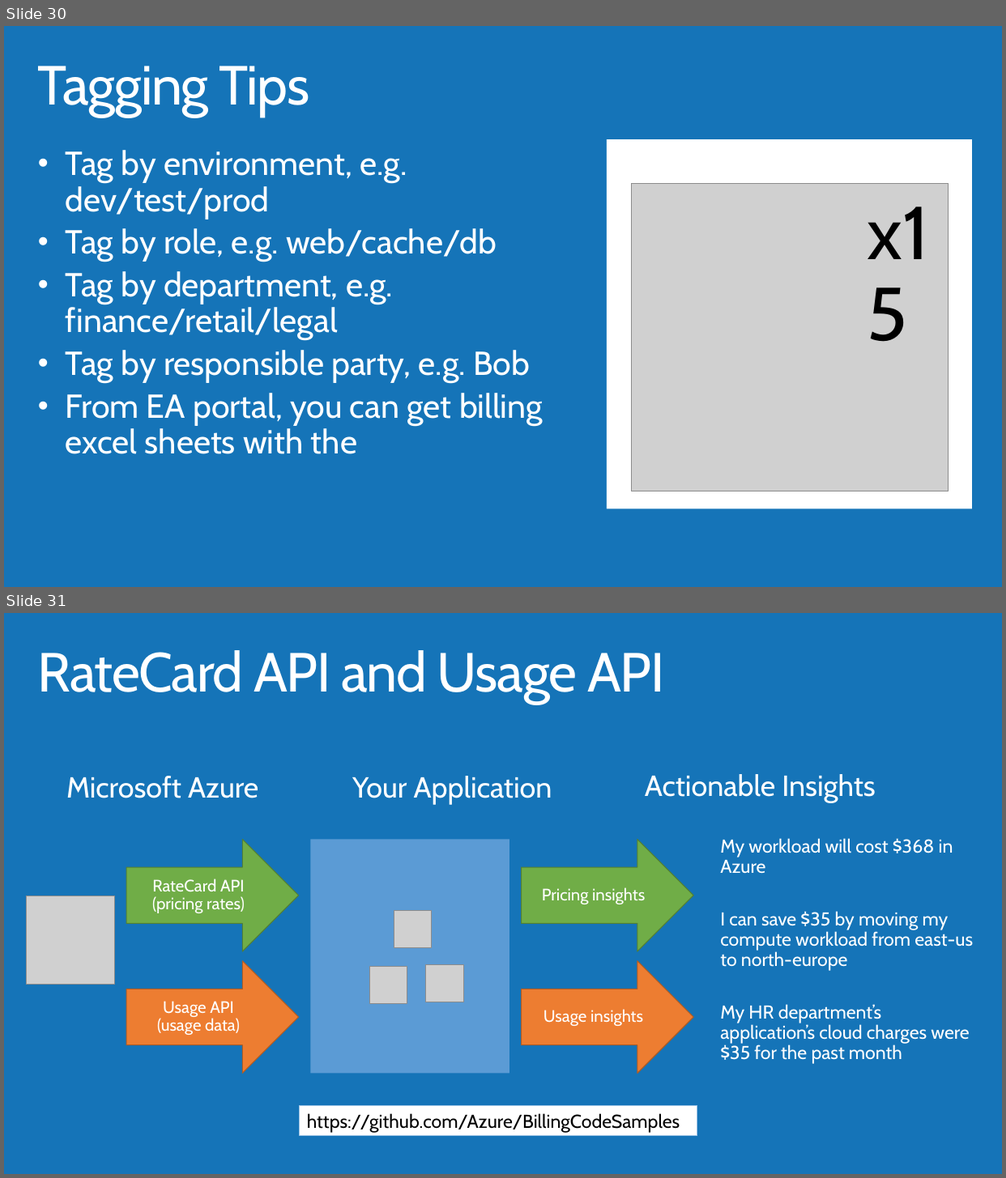
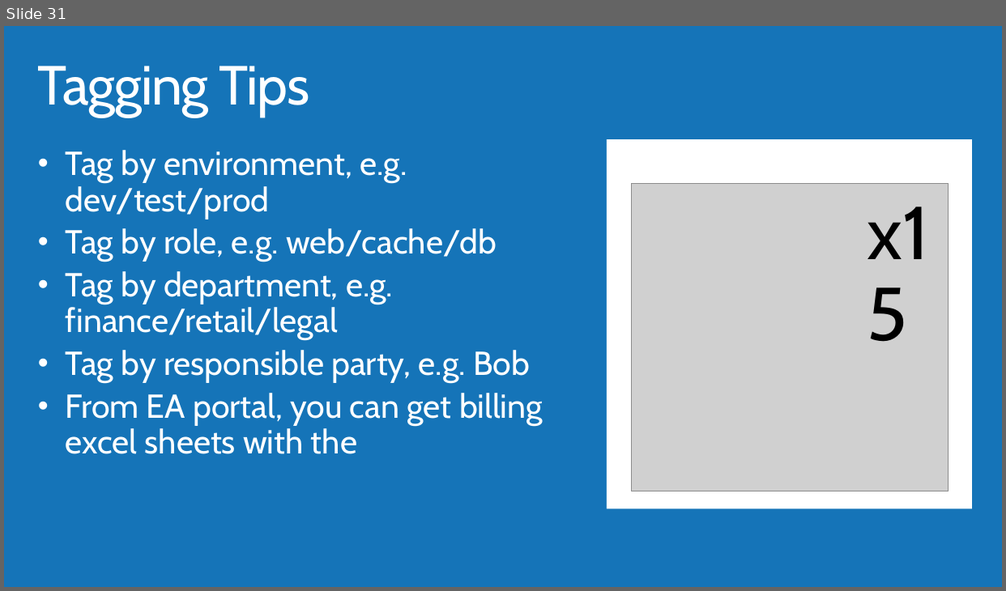
Before and after one commit to lulzzz/Azure-Governance-and-Networking, a slide deck: Azure Governance and Networking.pptx. Shown one above the other, each under a label of ours: slides 30 and 31 before the commit, slide 31 after it. The pictures are 1006x1178 and 1006x591 pixels, drawn with LibreOffice and Linux fonts; fonts in the diff are those of the drawing; grey boxes stand for pictures; background and template pictures are left out. Boxes give left, top, right and bottom in pixels: in the first picture for what was removed or moved away, otherwise in the second. Text is boxed around its words. In the diff, an @@ line names an element or a change of style, - is before the commit and + after.

```diff
--- a/Azure Governance and Networking.pptx
+++ b/Azure Governance and Networking.pptx
@@ slide 31 removed at [4,613,1002,1174], background #1574B8 @@
@@ title removed at [38,650,664,705] @@
-RateCard API and Usage API
@@ text removed at [66,776,258,798] @@
-Microsoft Azure
@@ text removed at [352,776,552,805] @@
-Your Application
@@ text removed at [645,774,875,803] @@
-Actionable Insights
@@ right arrow removed at [127,839,299,952] @@
-RateCard API
-(pricing rates)
@@ rectangle removed at [310,839,509,1073] @@
@@ right arrow removed at [522,839,693,952] @@
-Pricing insights
@@ text removed at [720,838,973,1064] @@
-My workload will cost $368 in Azure
-I can save $35 by moving my compute workload from east-us to north-europe
-My HR department’s application’s cloud charges were $35 for the past month
@@ picture removed at [26,896,114,984] @@
@@ picture removed at [394,911,432,948] @@
@@ right arrow removed at [127,961,299,1073] @@
-Usage API
-(usage data)
@@ picture removed at [370,966,407,1003] @@
@@ picture removed at [426,965,463,1003] @@
@@ right arrow removed at [522,961,693,1073] @@
-Usage insights
@@ rectangle removed at [300,1105,697,1135] @@
-https://github.com/Azure/BillingCodeSamples
@@ what was slide 30 is now slide 31 @@
```
Also in this commit, not shown: 7 slides changed, 3 slides added, 1 other file.
